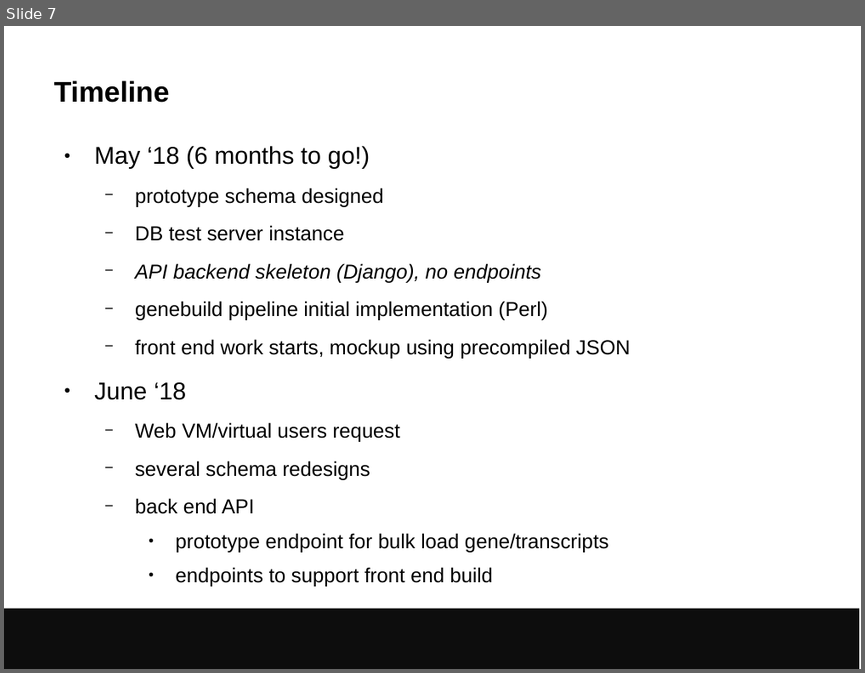
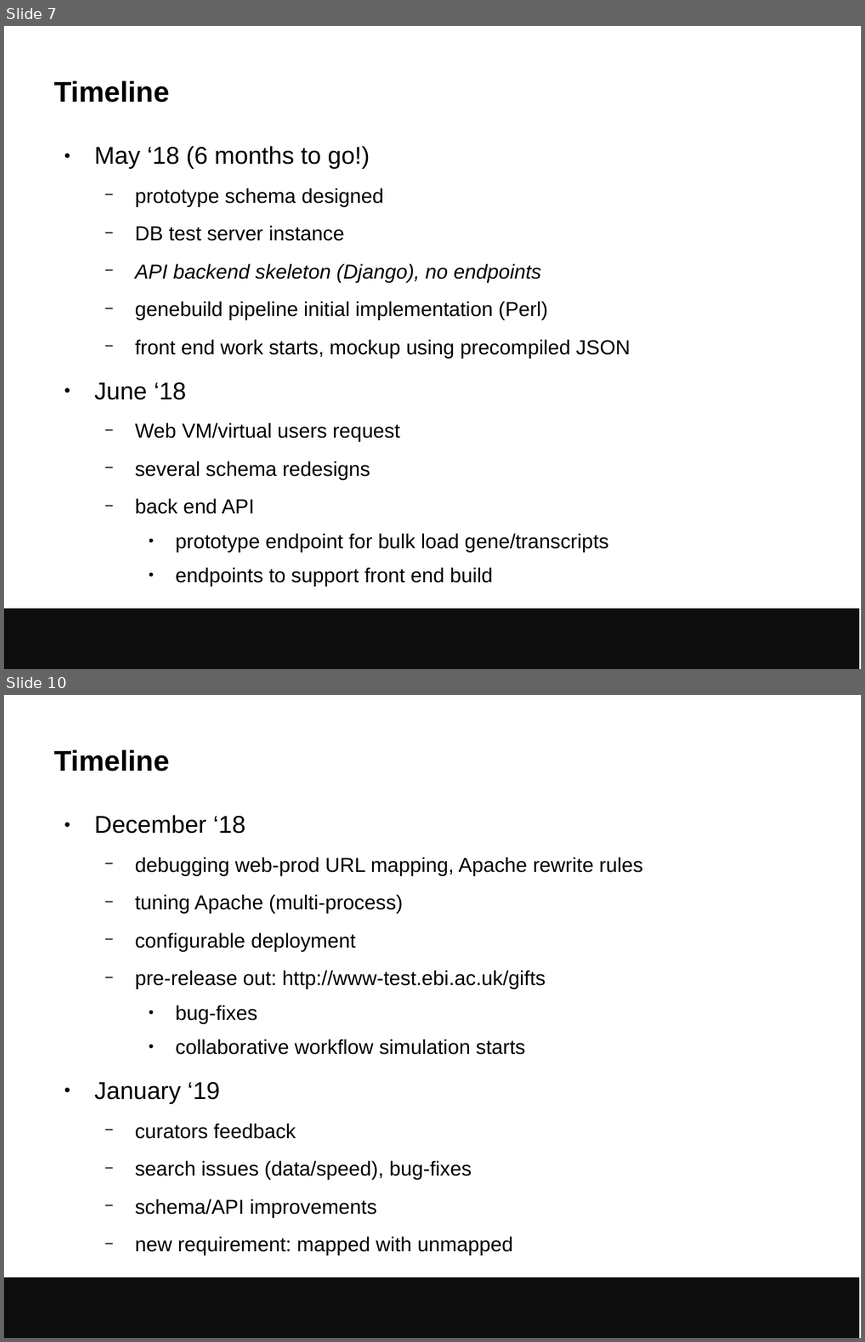
Before and after one commit to avullo/presentations, a slide deck: 2019/application-away-day-04-19/talk.odp. Shown one above the other, each under a label of ours: slide 7 before the commit, slides 7 and 10 after it; the slides between them are not shown. The pictures are 865x673 and 865x1342 pixels, drawn with LibreOffice and Linux fonts; fonts in the diff are those of the drawing; background and template pictures are left out. Boxes give left, top, right and bottom in pixels: in the first picture for what was removed or moved away, otherwise in the second. Text is boxed around its words. In the diff, an @@ line names an element or a change of style, - is before the commit and + after.

```diff
--- a/2019/application-away-day-04-19/talk.odp
+++ b/2019/application-away-day-04-19/talk.odp
@@ slide 10 added at (4,695,861,1338), background #FFFFFF; not listed: 1 template element that a slide beside it also shows @@
@@ title added at (54,749,170,771), 24 pt, text #000000, bold @@
+Timeline
@@ text added at (94,815,643,1218), 17 pt, text #000000 @@
+● December ‘18
+  − debugging web-prod URL mapping, Apache rewrite rules
+  − tuning Apache (multi-process)
+  − configurable deployment
+  − pre-release out: http://www-test.ebi.ac.uk/gifts
+    ● bug-fixes
+    ● collaborative workflow simulation starts
+● January ‘19
+  − curators feedback
+  − search issues (data/speed), bug-fixes
+  − schema/API improvements
+  − new requirement: mapped with unmapped
```
Also in this commit, not shown: 3 slides changed, 1 other slide added.
